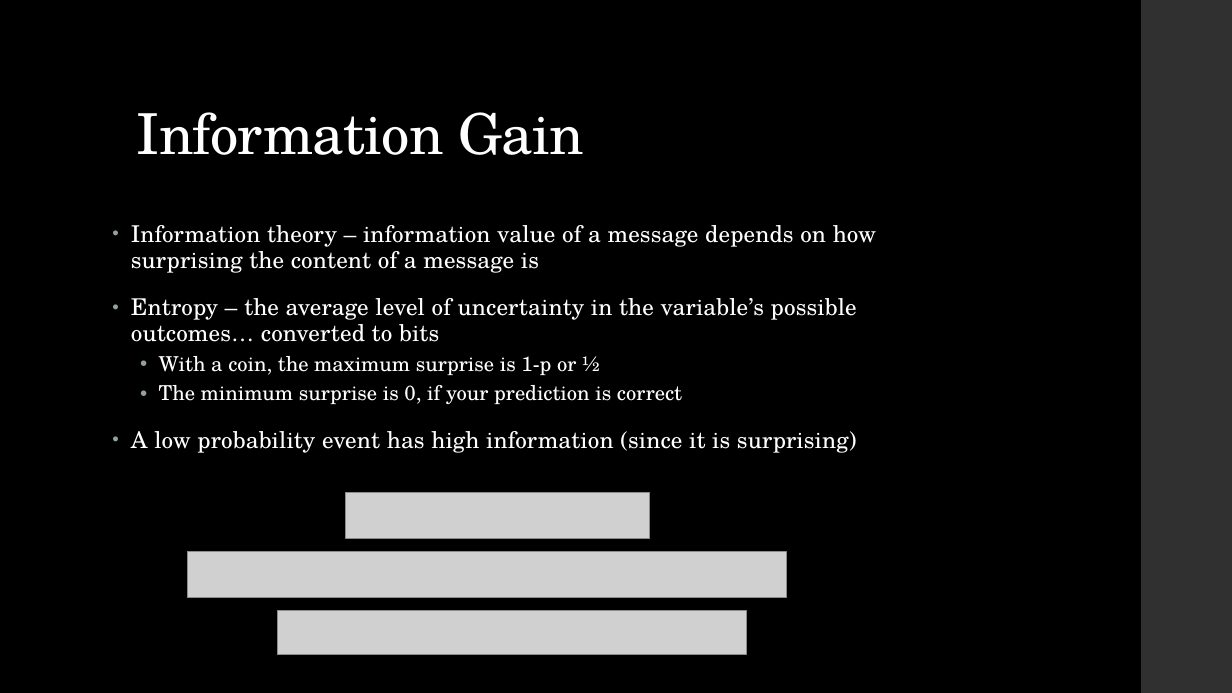
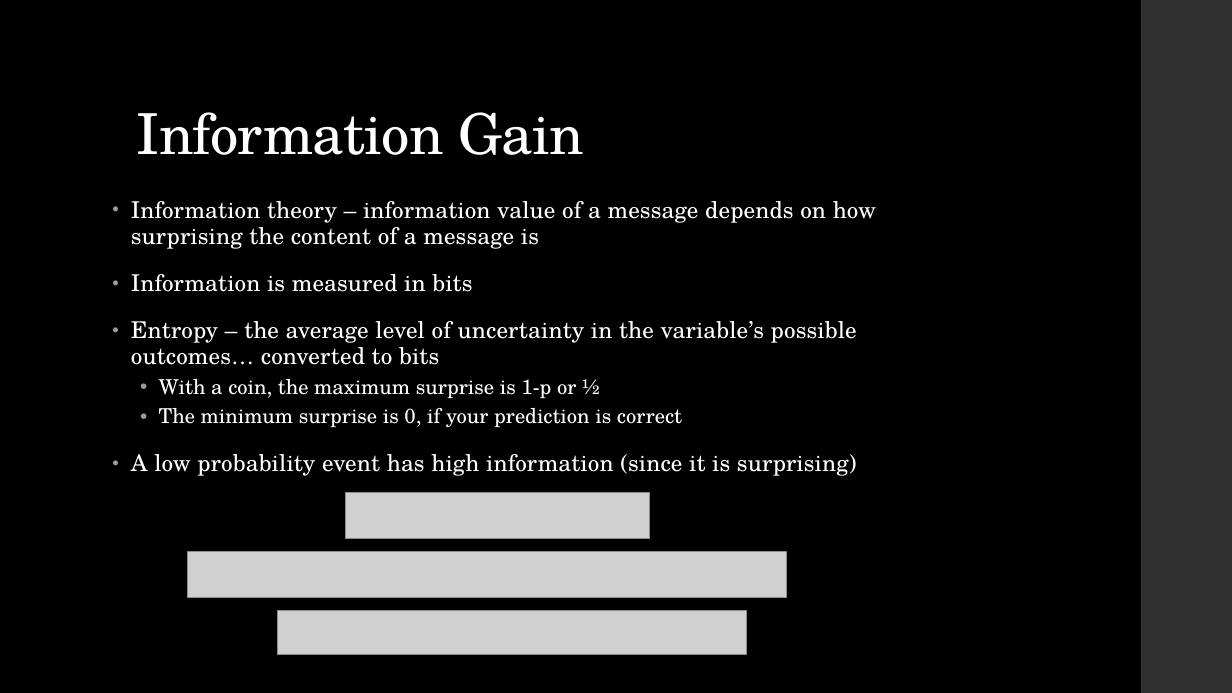
Before and after one commit to LaunchCoderGirlSTL/Data-Science-Assignments, a slide deck: slide 10 of course_material/week_16/week_16_presentation.pptx. Drawn at 1232x693 pixels with LibreOffice and Linux fonts; fonts in the diff are those of the drawing; grey boxes stand for pictures. Boxes give left, top, right and bottom in pixels: in the first picture for what was removed or moved away, otherwise in the second. Text is boxed around its words. In the diff, an @@ line names an element or a change of style, - is before the commit and + after.

```diff
--- a/course_material/week_16/week_16_presentation.pptx
+++ b/course_material/week_16/week_16_presentation.pptx
@@ text "Information theory – information value ...": place and size @@
-text "Information theory – information value ..." at box(131, 225, 876, 453)
+text "Information theory – information value ..." at box(131, 201, 876, 476)
@@ text at box(131, 274, 472, 292): paragraph added @@
+• Information is measured in bits
```
Also in this commit, not shown: 2 other slides changed, 2 other files.
